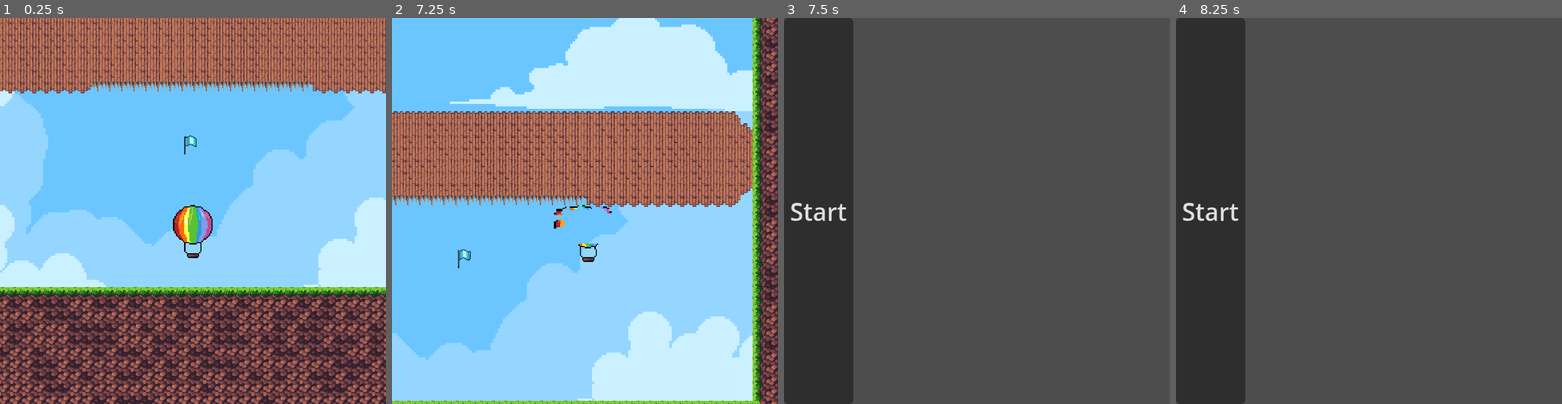
Above: before the commit, frames 1-4 (left to right).
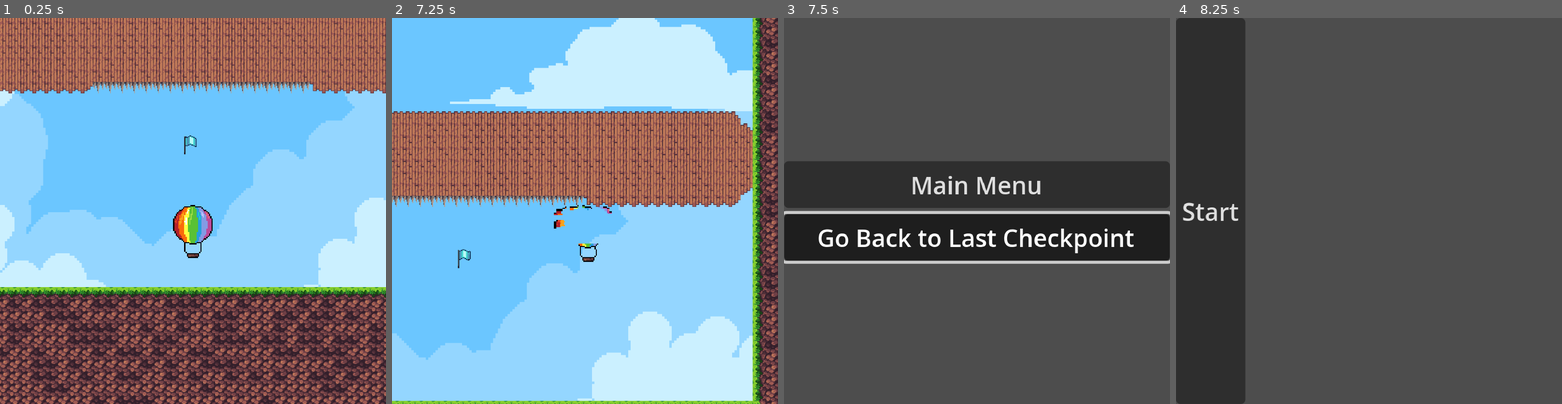
Above: after the commit, the same moments.

Repository: Jerry-Gu-SB/balloon_scroob
Game: Godot game, scene res://root.tscn
The game is run twice, just before and just after one commit, with the same random seed, the same clock (stepped at 60 frames per second) and the same inputs.
Inputs (mouse positions are in pixels of both pictures, inside the frame that each line leads up to):
- Up to frame 1 (0.25 s): no input
- Up to frame 2 (7.25 s): move the mouse to (669, 191) at 0.52 s; hold Right (ui_right) 0.53-1.25 s; click (669, 191) at 0.67 s; drag from (507, 230) to (569, 160) at 1.27 s; move the mouse to (623, 126) at 2.02 s; hold Right (ui_right) 2.03-2.75 s; drag from (565, 288) to (469, 153) at 2.77 s; move the mouse to (700, 268) at 3.52 s; hold Left (ui_left) 3.53-4.25 s; drag from (469, 153) to (419, 257) at 4.27 s; move the mouse to (604, 211) at 5.02 s; hold Down (ui_down) 5.03-5.75 s; click (604, 211) at 5.17 s; drag from (527, 114) to (507, 230) at 5.77 s; move the mouse to (669, 191) at 6.52 s; hold Up (ui_up) from 6.53 s (still down)
- Up to frame 3 (7.5 s): release Up (ui_up) at 7.25 s; drag from (899, 230) to (957, 288) at 7.27 s
- Up to frame 4 (8.25 s): click (1369, 183) at 8 s, where only the run after the commit has a clickable "Main Menu"

Frames 1-2 are identical in both runs. In frame 3, 35% of the frame differs, in the area x 0-100%, y 0-100%; in frame 4, nothing differs.

Commit message:
Added death menu, and respawning. Need to now figure out how to pass the respawn location through the menus

Diff:
--- a/Checkpoint/collision_handler.gd
+++ b/Checkpoint/collision_handler.gd
@@ -13,3 +13,4 @@
 		blue_flag_sprite.visible = false
 		gold_flag_sprite.visible = true
 		hit_vfx.play("default")
+	EventBus.emit_signal("checkpoint_reached", global_position)
--- a/Globals/event_bus.gd
+++ b/Globals/event_bus.gd
@@ -7,5 +7,6 @@
 signal player_death()
 signal change_wind(Vector2)
 signal game_start()
+signal checkpoint_reached(Vector2)
 
 @warning_ignore_restore("unused_signal")
--- /dev/null
+++ b/Menu/death_menu.gd
@@ -0,0 +1,7 @@
+extends Node2D
+
+func _on_main_menu_button_pressed() -> void:
+	get_tree().change_scene_to_file("res://Menu/start_menu.tscn")
+
+func _on_last_checkpoint_button_pressed() -> void:
+	get_tree().change_scene_to_file("res://root.tscn")
--- /dev/null
+++ b/Menu/death_menu.tscn
@@ -0,0 +1,23 @@
+[gd_scene load_steps=2 format=3 uid="uid://b8xehs7aa55fw"]
+
+[ext_resource type="Script" uid="uid://g4cddk7hk18q" path="res://Menu/death_menu.gd" id="1_lsluq"]
+
+[node name="Death Menu" type="Node2D"]
+script = ExtResource("1_lsluq")
+
+[node name="BoxContainer" type="BoxContainer" parent="."]
+offset_right = 256.0
+offset_bottom = 256.0
+alignment = 1
+vertical = true
+
+[node name="Main Menu" type="Button" parent="BoxContainer"]
+layout_mode = 2
+text = "Main Menu"
+
+[node name="Last Checkpoint" type="Button" parent="BoxContainer"]
+layout_mode = 2
+text = "Go Back to Last Checkpoint"
+
+[connection signal="pressed" from="BoxContainer/Main Menu" to="." method="_on_main_menu_button_pressed"]
+[connection signal="pressed" from="BoxContainer/Last Checkpoint" to="." method="_on_last_checkpoint_button_pressed"]
--- a/Menu/menu.tscn
+++ b/Menu/start_menu.tscn
@@ -1,9 +1,9 @@
 [gd_scene load_steps=2 format=3 uid="uid://ckhv2ptxa6jbm"]
 
-[ext_resource type="Script" uid="uid://kxob5fem2mny" path="res://Menu/menu.gd" id="1_rwxi6"]
+[ext_resource type="Script" uid="uid://kxob5fem2mny" path="res://Menu/start_menu.gd" id="1_gnuge"]
 
 [node name="Menu" type="Node2D"]
-script = ExtResource("1_rwxi6")
+script = ExtResource("1_gnuge")
 
 [node name="BoxContainer" type="BoxContainer" parent="."]
 offset_right = 256.0
--- a/Player/Scripts/player_manager.gd
+++ b/Player/Scripts/player_manager.gd
@@ -5,6 +5,7 @@
 @onready var character_body = $"CharacterBody2D"
 @onready var weapon_socket = $"Weapon Socket"
 @onready var animated_sprite_2d : AnimatedSprite2D = $CharacterBody2D/AnimatedSprite2D
+
 var current_input : Vector2
 
 func _ready():
@@ -33,6 +34,5 @@
 func process_game_start() -> void:
 	character_body.set_collision_layer_value(GlobalVariables.CollisionLayers.Hazards, true)
 
-
 func _on_death_animation_finished() -> void:
-	get_tree().change_scene_to_file("res://Menu/menu.tscn")
+	get_tree().change_scene_to_file("res://Menu/death_menu.tscn")
--- a/Player/character_body_2d.gd
+++ b/Player/character_body_2d.gd
@@ -1,4 +1,9 @@
 extends CharacterBody2D
+
+var last_checkpoint : Vector2 = Vector2(0, 0)
+
+func _ready() -> void:
+	EventBus.checkpoint_reached.connect(process_checkpoint_reached)
 
 func _process(_delta: float) -> void:
 	for i in get_slide_collision_count():
@@ -6,3 +11,6 @@
 		if collision.get_collider().name == "Hazards":
 			EventBus.player_death.emit()
 			set_collision_mask_value(GlobalVariables.CollisionLayers.Hazards, false)
+
+func process_checkpoint_reached(checkpoint_position : Vector2) -> void:
+	last_checkpoint = checkpoint_position
Not shown, added: Menu/death_menu.gd.uid
Renamed: Menu/menu.gd -> Menu/start_menu.gd
Renamed: Menu/menu.gd.uid -> Menu/start_menu.gd.uid
